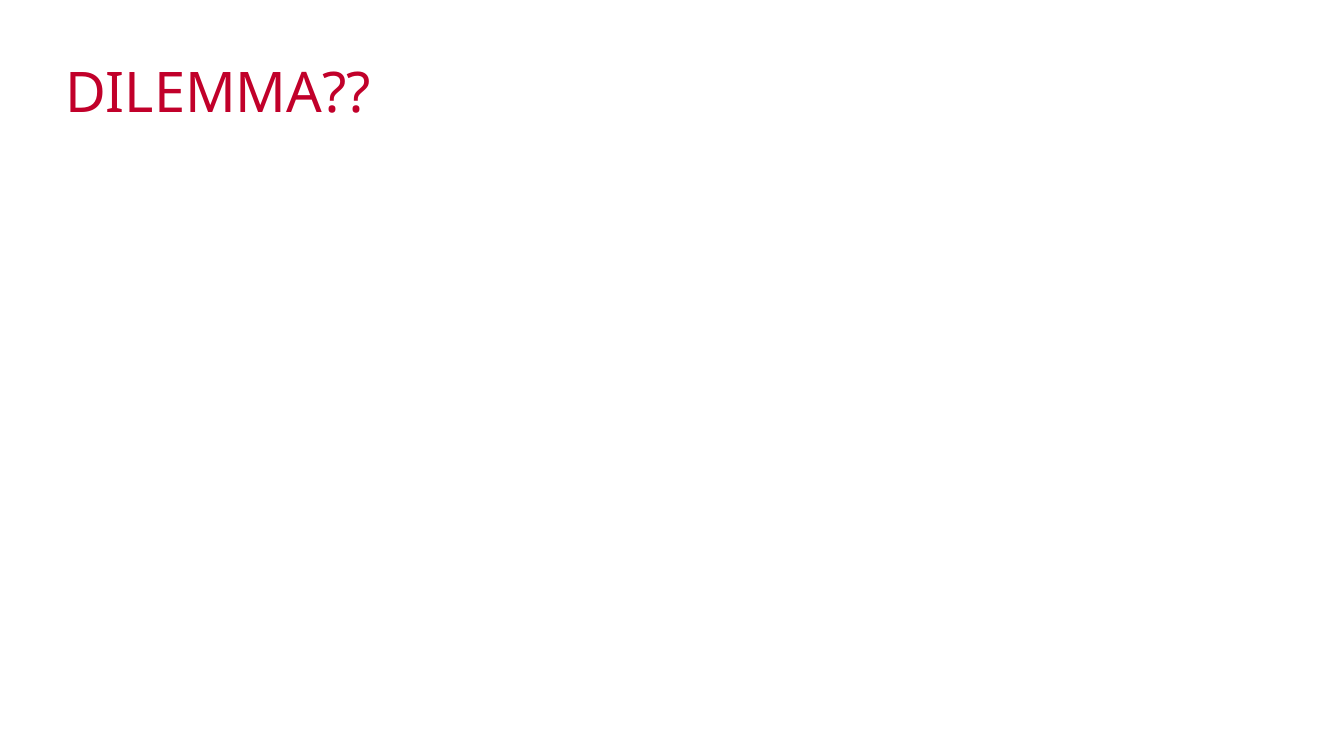
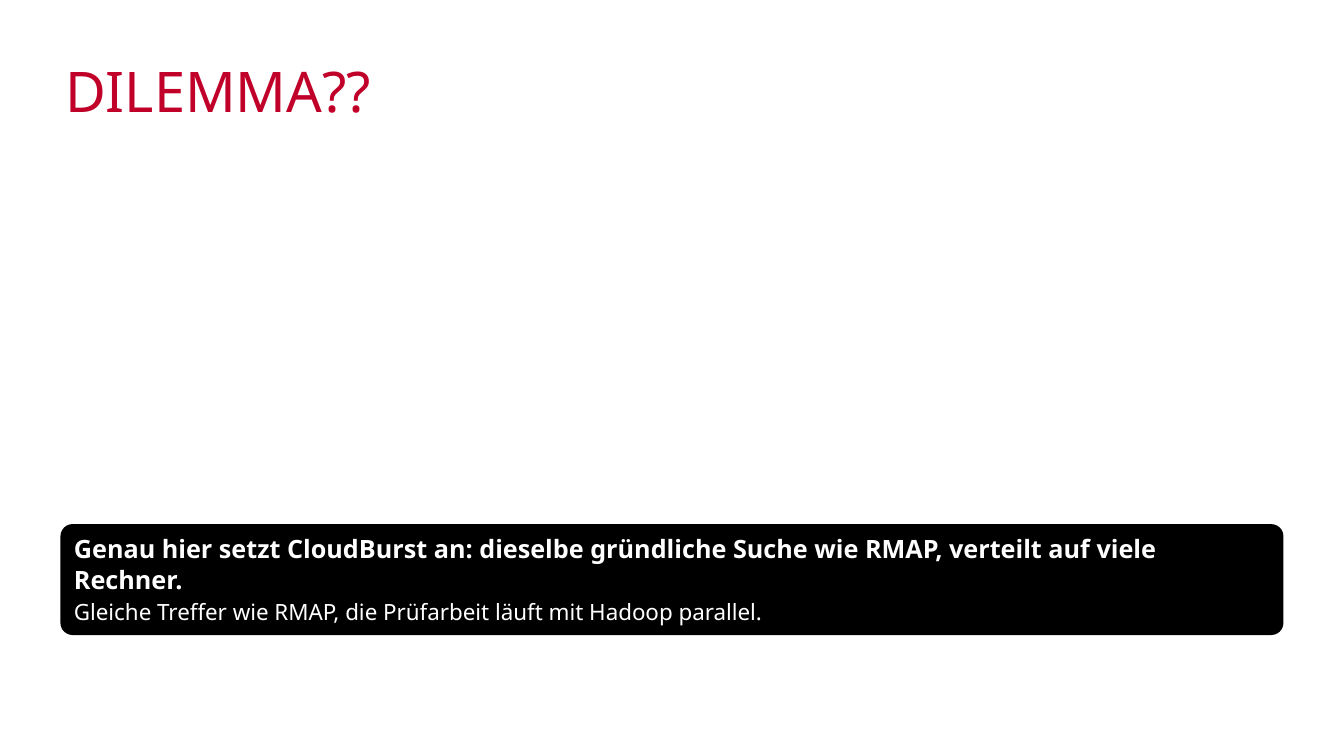
Before and after one commit to mawehl/BigData, a slide deck: slide 13 of CloudBurst_Wehle.pptx. Drawn at 1344x756 pixels with LibreOffice and Linux fonts; fonts in the diff are those of the drawing; grey boxes stand for pictures; background and template pictures are left out. Boxes give left, top, right and bottom in pixels: in the first picture for what was removed or moved away, otherwise in the second. Text is boxed around its words. In the diff, an @@ line names an element or a change of style, - is before the commit and + after.

```diff
--- a/CloudBurst_Wehle.pptx
+++ b/CloudBurst_Wehle.pptx
@@ rounded rectangle added at <box>60,524,1284,635</box>, fill #000000, 18 pt, text #FFFFFF, bold @@
+Genau hier setzt CloudBurst an: dieselbe gründliche Suche wie RMAP, verteilt auf viele Rechner.
+Gleiche Treffer wie RMAP, die Prüfarbeit läuft mit Hadoop parallel.
```
Also in this commit, not shown: 8 other slides changed, 3 slides added, 2 slides removed.
